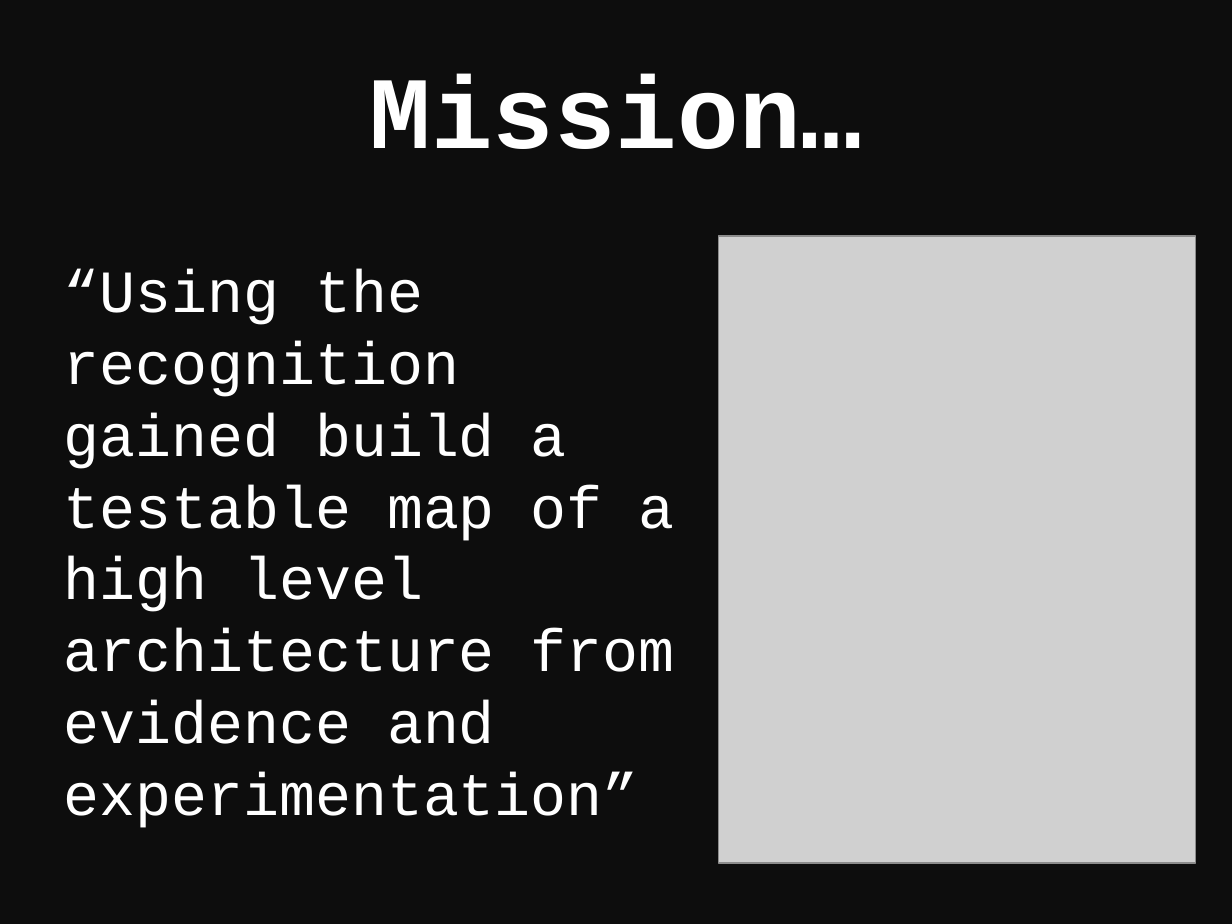
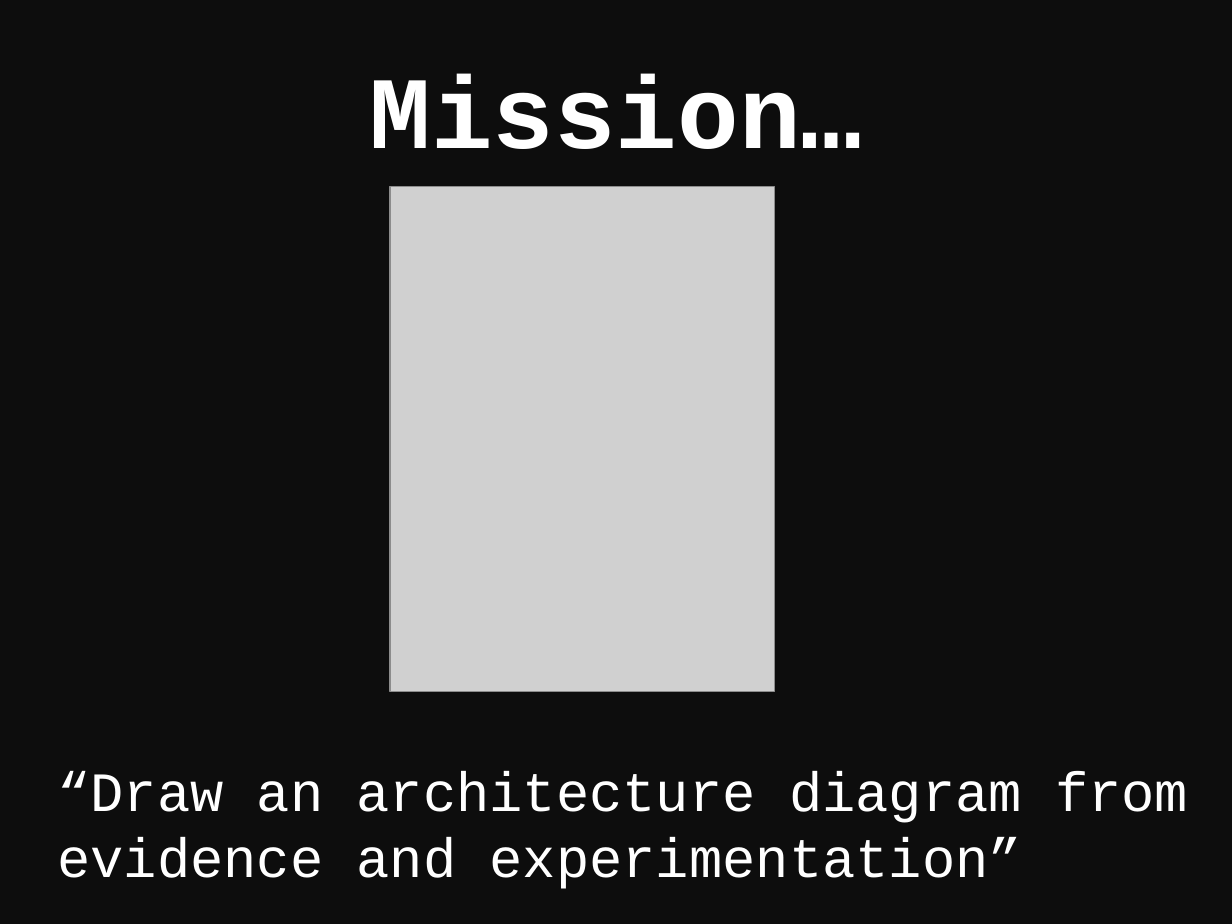
Before and after one commit to northern-tester/transmission, a slide deck: slide 2 of 02 Exercise 2 - Puzzle/Architecture_Workshop_Exercise_2_Understand.pptx. Drawn at 1232x924 pixels with LibreOffice and Linux fonts; fonts in the diff are those of the drawing; grey boxes stand for pictures. Boxes give left, top, right and bottom in pixels: in the first picture for what was removed or moved away, otherwise in the second. Text is boxed around its words. In the diff, an @@ line names an element or a change of style, - is before the commit and + after.

```diff
--- a/02 Exercise 2 - Puzzle/Architecture_Workshop_Exercise_2_Understand.pptx
+++ b/02 Exercise 2 - Puzzle/Architecture_Workshop_Exercise_2_Understand.pptx
@@ picture: place and size @@
-picture at box(718, 237, 1195, 864)
+picture at box(391, 186, 775, 691)
@@ text at box(57, 771, 1188, 889): text changed; size 35 to 32.4 pt @@
-“Using the recognition gained build a testable map of a high level architecture from evidence and experimentation”
+“Draw an architecture diagram from evidence and experimentation”
```
Also in this commit, not shown: 2 other slides changed, 8 other files.
